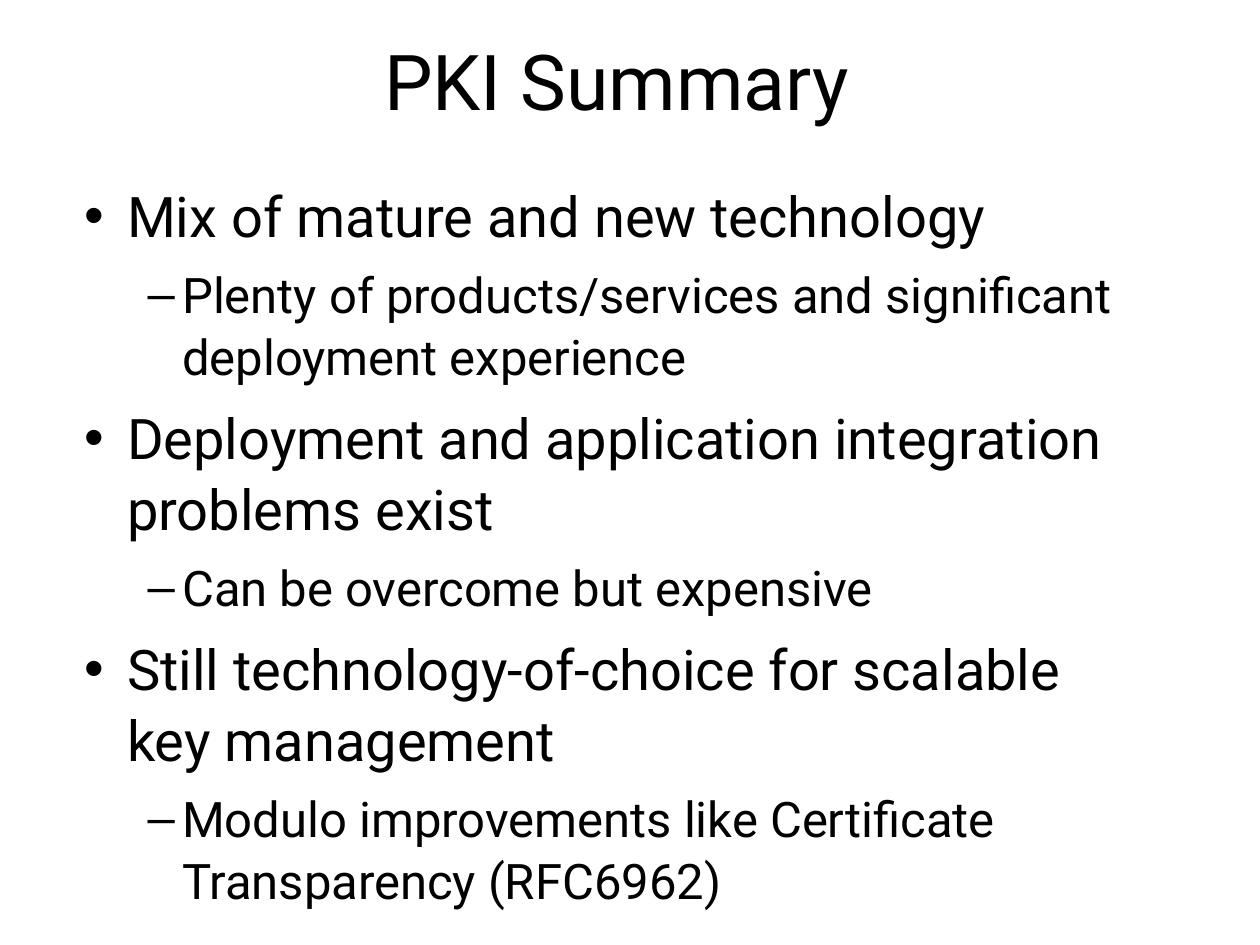
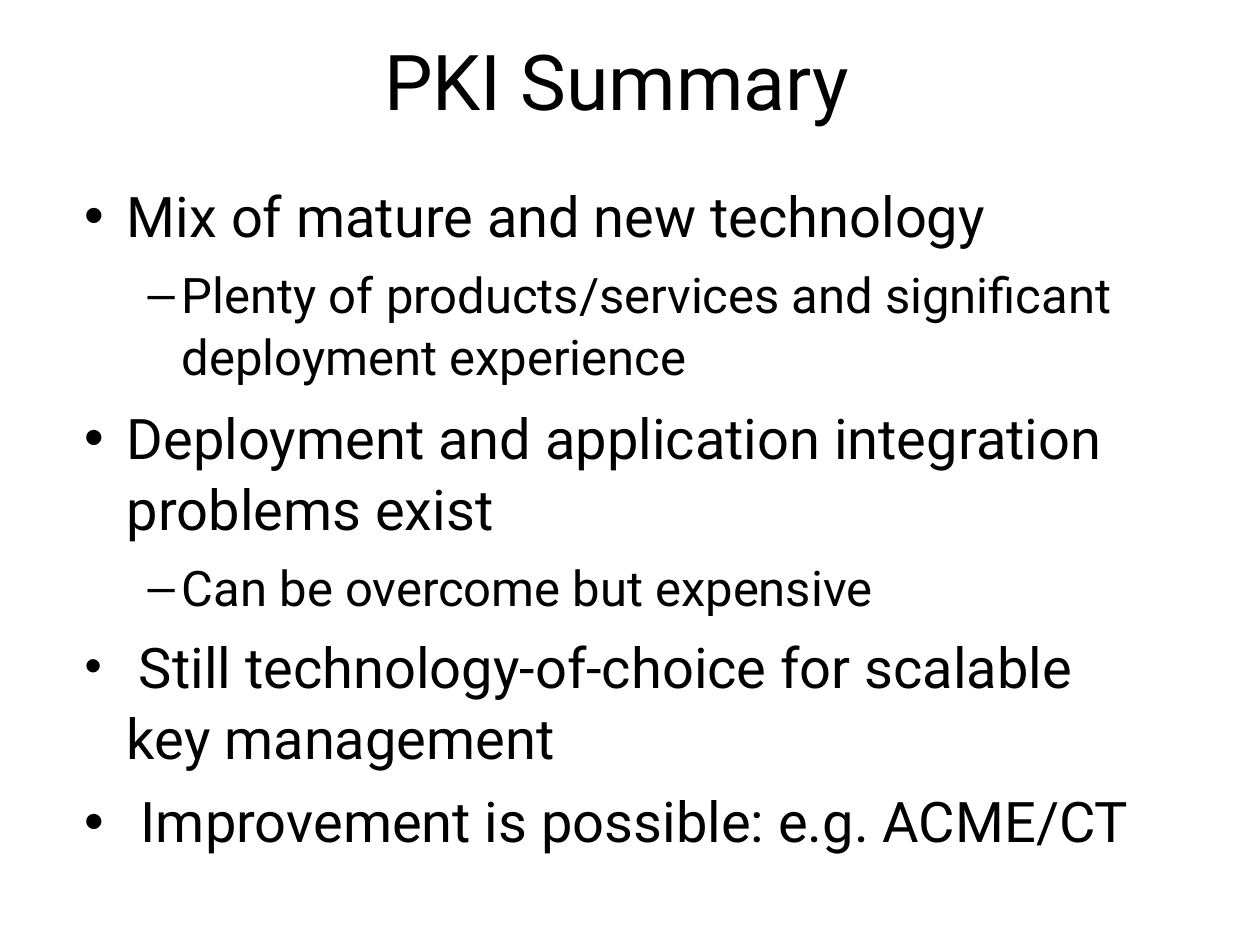
Before and after one commit to sftcd/cs7053, a slide deck: slide 42 of 2016lectures/06-protocols.ppt (slide 40 before the commit). Drawn at 1260x945 pixels with LibreOffice and Linux fonts; fonts in the diff are those of the drawing. Boxes give left, top, right and bottom in pixels: in the first picture for what was removed or moved away, otherwise in the second. Text is boxed around its words. In the diff, an @@ line names an element or a change of style, - is before the commit and + after.

```diff
--- a/2016lectures/06-protocols.ppt
+++ b/2016lectures/06-protocols.ppt
@@ text at <box>127,194,1111,771</box>: indent changed; less space between paragraphs @@
@@ text at <box>141,800,1129,854</box>: text changed; size 28 to 32 pt @@
-  – Modulo improvements like Certificate Transparency (RFC6962)
+• Improvement is possible: e.g. ACME/CT
```
Also in this commit, not shown: 14 other slides changed, 2 slides added.
